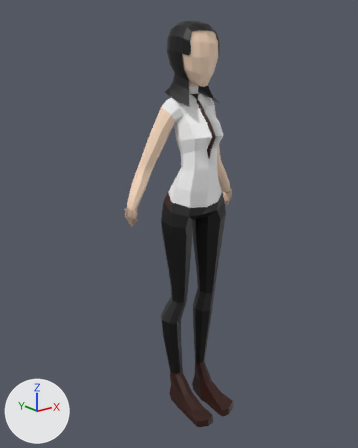
Two versions of the Blender file Assets/Level/models/female.blend, one commit apart.
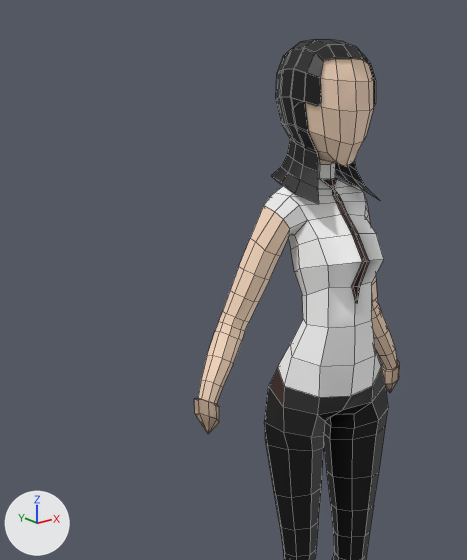
Old and new are each drawn whole from a 50 mm lens placed at (-1.556, -1.822, 0.767), pointed at (-0.066, 0.04, 0.022) and again close up on the part from 6% to 75% of the width and 0% to 65% of the height. Lighting does not change. The marker at lower left points along +X, +Y and +Z. The close-ups show mesh edges as thin lines.
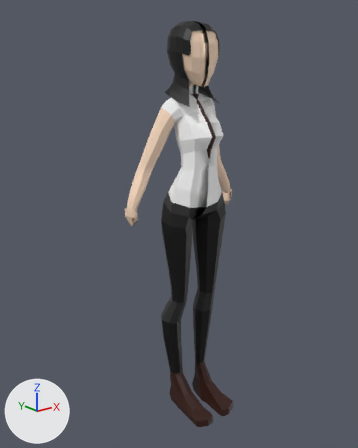
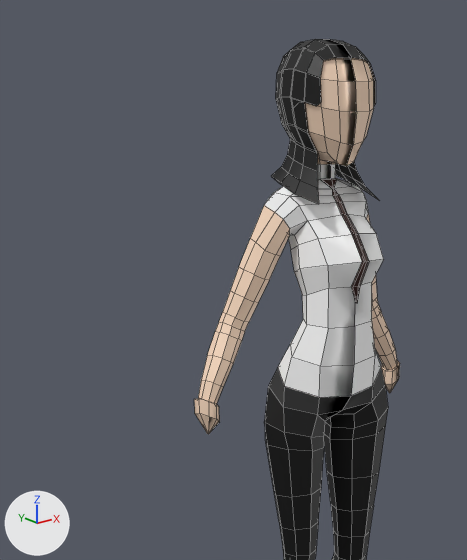
Changed parts and their boxes (x1, y1, x2, y2) in the close-ups (467 x 560 px):
part 1 of me_cube_006, cut back: (271, 39, 400, 418) in both
part 2 of me_cube_006, cut back: before (194, 398, 219, 434); after (194, 398, 220, 434)
part 3 of me_cube_006, recoloured (brown to black): (269, 370, 284, 404) in both

What the commit changed:
me_cube_006 is used by ob_cube_001; location (0.0, 0.0, 0.0); scale (0.489, 0.489, 0.489).
me_cube_006 had 1132 vertices, 1029 faces and spanned x -0.69..0.69, y -0.45..0.31, z -2.09..1.99.
me_cube_006 now has 882 vertices, 861 faces and spans x -0.69..0.69, y -0.45..0.31, z -2.09..1.99.
Part 1, on me_cube_006:
186 vertices are removed from x -0.17..0.69, y -0.28..0.31, z 0.07..1.99.
255 faces are deleted.
2 vertices move within x 0.0, y 0.14..0.31, z 1.72..1.98.
29 new faces join them, mat_material_006 (black #000000).
20 new faces join them, mat_material_002 (white #ffffff).
43 new faces join them, mat_material_005 (beige #ffdfc4).
7 new faces join them, mat_material_004 (black #000000).
1 new face joins them, mat_material_007 (black #2e2e2e).
8 new faces join them, mat_material_001 (white #fffff7).
27 new faces join them, mat_material_003 (brown #310c00).
Part 2, on me_cube_006:
48 vertices are removed from x -0.69..-0.6, y 0.11..0.26, z 0.09..0.29.
70 faces are deleted.
22 new faces join them, mat_material_005 (beige #ffdfc4).
me_cube_006 part 3: 2 faces spanning x -0.35..0.35, y -0.07..0.15, z 0.24..0.39 switch from mat_material_003 (brown #310c00) to mat_material_007 (black #2e2e2e).
